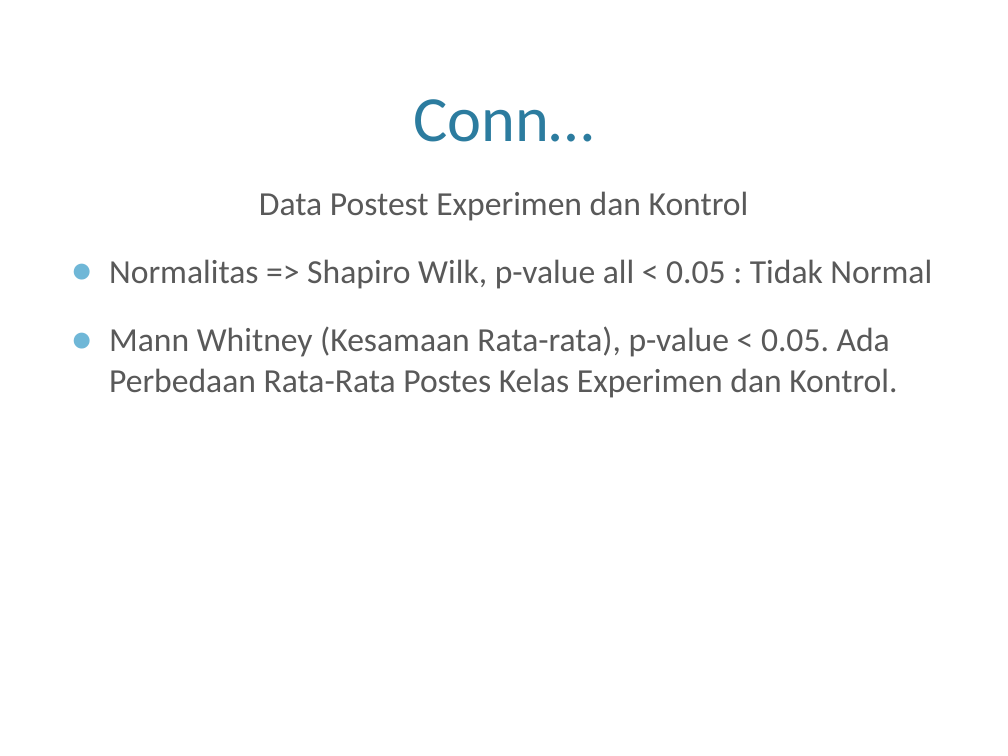
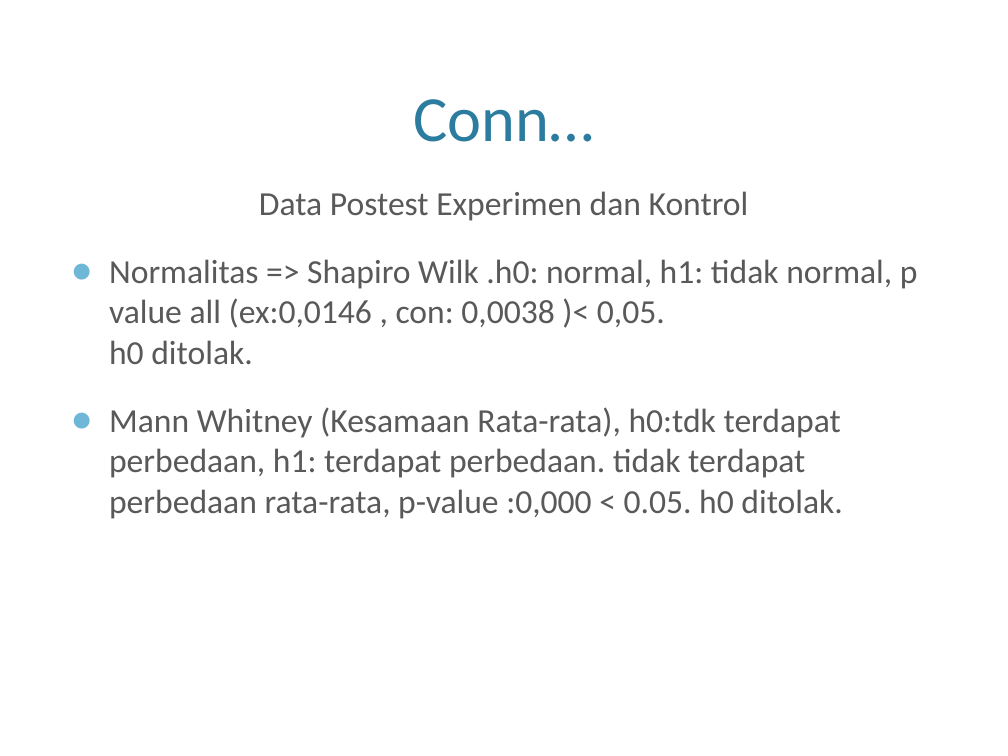
Before and after one commit to rischanlab/skripsi, a slide deck: slide 14 of presentasi munaqosah/presentasi munaqosah.pptx (slide 12 before the commit). Drawn at 1008x756 pixels with LibreOffice and Linux fonts; fonts in the diff are those of the drawing; background and template pictures are left out. Boxes give left, top, right and bottom in pixels: in the first picture for what was removed or moved away, otherwise in the second. Text is boxed around its words. In the diff, an @@ line names an element or a change of style, - is before the commit and + after.

```diff
--- a/presentasi munaqosah/presentasi munaqosah.pptx
+++ b/presentasi munaqosah/presentasi munaqosah.pptx
@@ text at [109, 259, 918, 519]: text changed @@
-● Normalitas => Shapiro Wilk, p-value all < 0.05 : Tidak Normal
-● Mann Whitney (Kesamaan Rata-rata), p-value < 0.05. Ada Perbedaan Rata-Rata Postes Kelas Experimen dan Kontrol.
+● Normalitas => Shapiro Wilk .h0: normal, h1: tidak normal, p value all (ex:0,0146 , con: 0,0038 )< 0,05.
+  h0 ditolak.
+● Mann Whitney (Kesamaan Rata-rata), h0:tdk terdapat perbedaan, h1: terdapat perbedaan. tidak terdapat perbedaan rata-rata, p-value :0,000 < 0.05. h0 ditolak.
```
Also in this commit, not shown: 4 other slides changed, 3 slides added, 10 other files.
